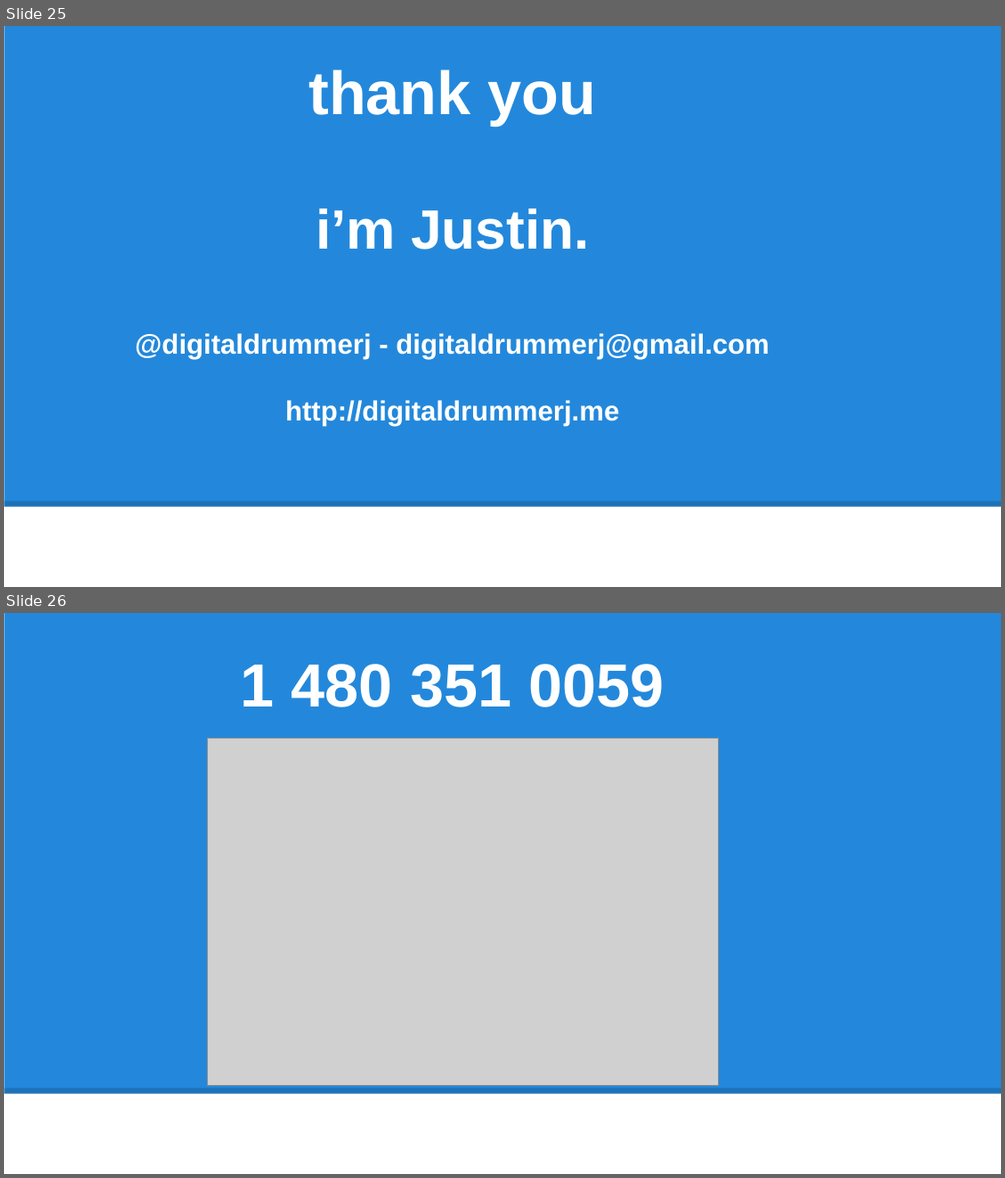
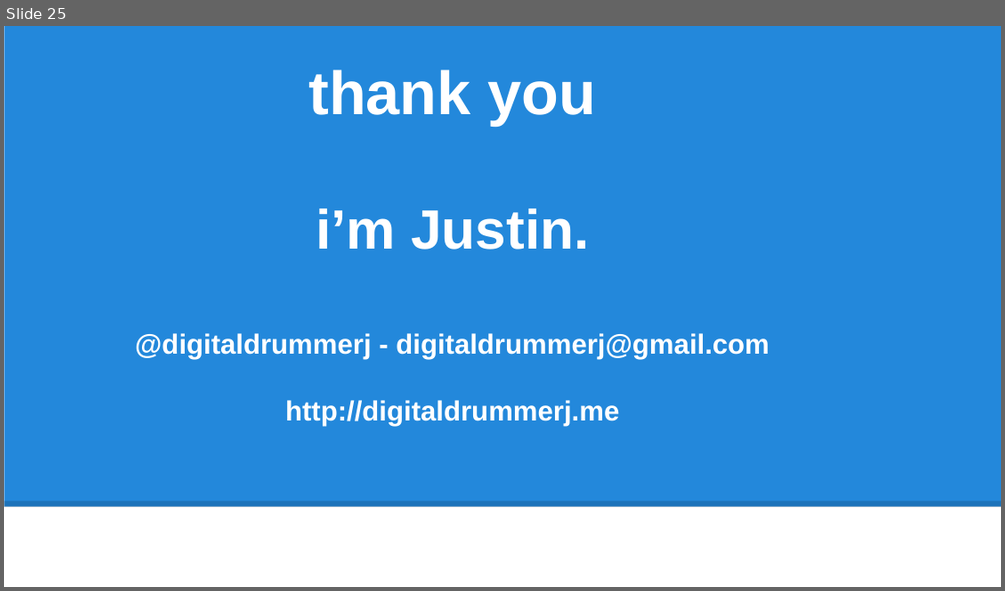
Before and after one commit to digitaldrummerj/GulpTalk, a slide deck: Gulp for DotNet Devs.pptx. Shown one above the other, each under a label of ours: slides 25 and 26 before the commit, slide 25 after it. The pictures are 1005x1178 and 1005x591 pixels, drawn with LibreOffice and Linux fonts; fonts in the diff are those of the drawing; grey boxes stand for pictures. Boxes give left, top, right and bottom in pixels: in the first picture for what was removed or moved away, otherwise in the second. Text is boxed around its words. In the diff, an @@ line names an element or a change of style, - is before the commit and + after.

```diff
--- a/Gulp for DotNet Devs.pptx
+++ b/Gulp for DotNet Devs.pptx
@@ slide 26 removed at [4,613,1001,1174], background #FFFFFF; not listed: 2 template elements that a slide beside it also shows @@
@@ title removed at [241,664,663,707] @@
-1 480 351 0059
@@ picture removed at [207,738,719,1085] @@
```
Also in this commit, not shown: 1 slide added.
